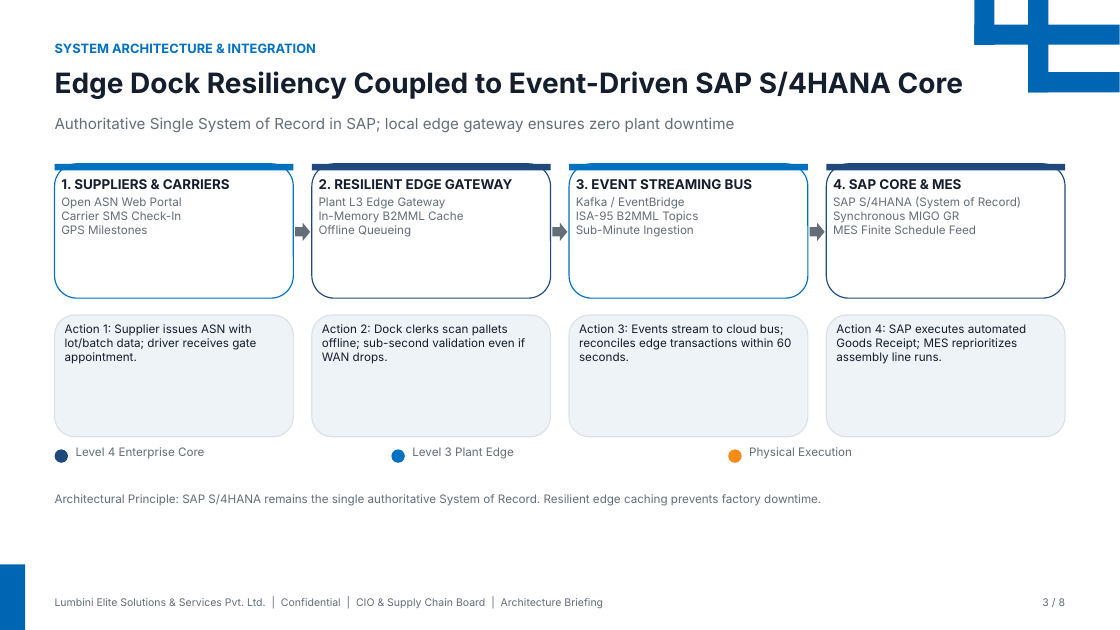
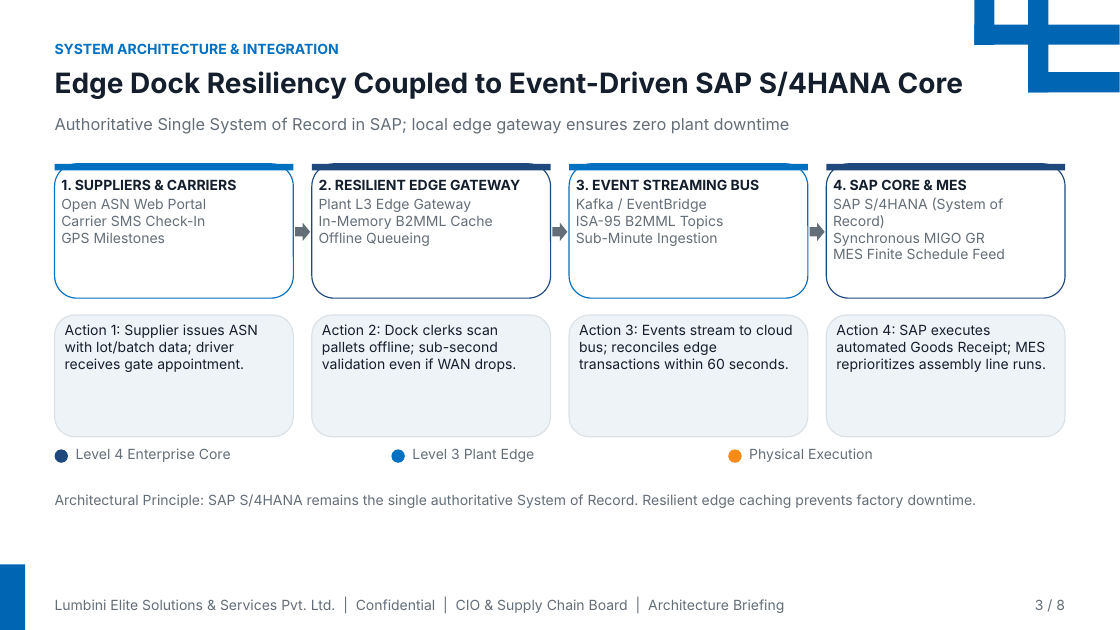
Before and after one commit to hemanthx446/ppt-mcp-server, a slide deck: slide 3 of Supplier_Delivery_Tracker_CIO_Briefing.pptx. Drawn at 1120x630 pixels with LibreOffice and Linux fonts; fonts in the diff are those of the drawing; background and template pictures are left out. Boxes give left, top, right and bottom in pixels: in the first picture for what was removed or moved away, otherwise in the second. Text is boxed around its words. In the diff, an @@ line names an element or a change of style, - is before the commit and + after.

Commit message:
docs: release v1.3.0 with Don Norman UX engine, strict >=12pt typography, and updated executive brief deck

```diff
--- a/Supplier_Delivery_Tracker_CIO_Briefing.pptx
+++ b/Supplier_Delivery_Tracker_CIO_Briefing.pptx
@@ text "SYSTEM ARCHITECTURE & INTEGRATION" at (x1=55, y1=43, x2=339, y2=54): size 11 to 12 pt @@
@@ text "Authoritative Single System of Record ..." at (x1=55, y1=117, x2=790, y2=134): size 13 to 14 pt @@
@@ text "1. SUPPLIERS & CARRIERS" at (x1=61, y1=179, x2=236, y2=243): size 11.5 to 12 pt in "1. SUPPLIERS & CARRIERS"; size 10 to 12 pt in "Open ASN Web Portal Carrier SMS Check-In ..." @@
@@ text "2. RESILIENT EDGE GATEWAY" at (x1=319, y1=179, x2=520, y2=246): size 11.5 to 12 pt in "2. RESILIENT EDGE GATEWAY"; size 10 to 12 pt in "Plant L3 Edge Gateway In-Memory B2MML Cache ..." @@
@@ text "3. EVENT STREAMING BUS" at (x1=576, y1=179, x2=760, y2=246): size 11.5 to 12 pt in "3. EVENT STREAMING BUS"; size 10 to 12 pt in "Kafka / EventBridge ISA-95 B2MML Topics Sub-Minute ..." @@
@@ text "4. SAP CORE & MES" at (x1=833, y1=179, x2=1005, y2=259): size 11.5 to 12 pt in "4. SAP CORE & MES"; size 10 to 12 pt in "SAP S/4HANA (System of Record) Synchronous MIGO ..." @@
@@ size 10 to 12 pt in 8 elements at (x1=65, y1=324, x2=258, y2=372), (x1=322, y1=324, x2=517, y2=372), (x1=579, y1=324, x2=793, y2=369), (x1=836, y1=324, x2=1046, y2=372), (x1=76, y1=448, x2=231, y2=462), (x1=412, y1=448, x2=535, y2=462), (x1=749, y1=448, x2=873, y2=462), (x1=55, y1=494, x2=977, y2=508) @@
@@ text "Lumbini Elite Solutions & Services ..." at (x1=55, y1=599, x2=784, y2=613): size 9 to 12 pt @@
@@ text "3 / 8" at (x1=1035, y1=599, x2=1065, y2=610): size 9 to 12 pt @@
```
Also in this commit, not shown: 7 other slides changed, 5 other files.
